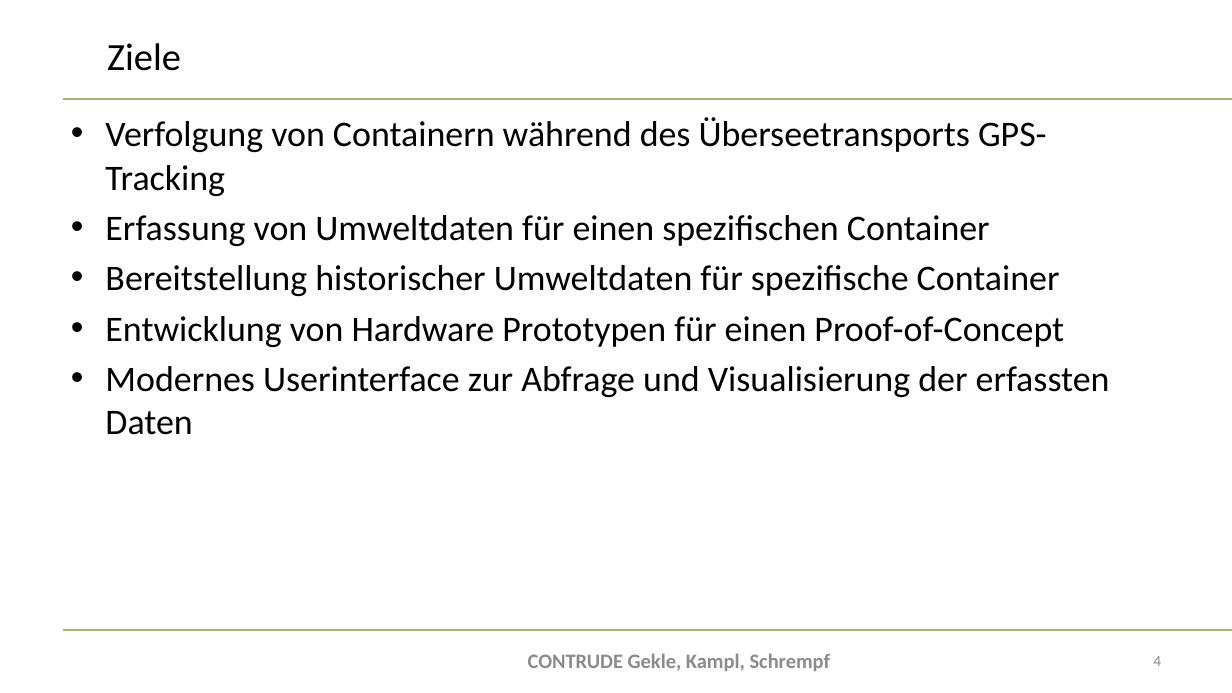
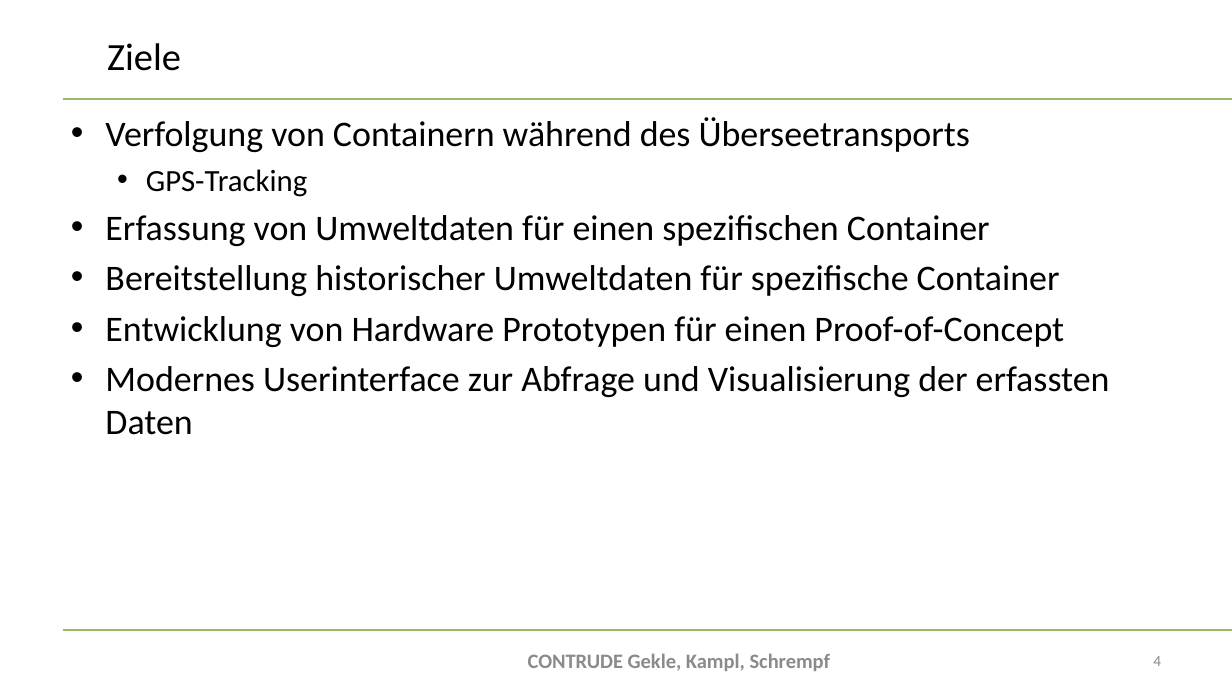
Before and after one commit to bitsneak/Contrude, a slide deck: slide 4 of Diplomarbeit/doc/Presentations/DA-Präsentation2024_Zweitpräsentation.pptx. Drawn at 1232x693 pixels with LibreOffice and Linux fonts; fonts in the diff are those of the drawing; background and template pictures are left out. Boxes give left, top, right and bottom in pixels: in the first picture for what was removed or moved away, otherwise in the second. Text is boxed around its words. In the diff, an @@ line names an element or a change of style, - is before the commit and + after.

```diff
--- a/Diplomarbeit/doc/Presentations/DA-Präsentation2024_Zweitpräsentation.pptx
+++ b/Diplomarbeit/doc/Presentations/DA-Präsentation2024_Zweitpräsentation.pptx
@@ text at bbox=[105, 117, 970, 197]: text changed @@
-• Verfolgung von Containern während des Überseetransports GPS-Tracking
+• Verfolgung von Containern während des Überseetransports
+  • GPS-Tracking
```
Also in this commit, not shown: 8 other slides changed, 1 slide added, 1 slide removed, 1 other file.
